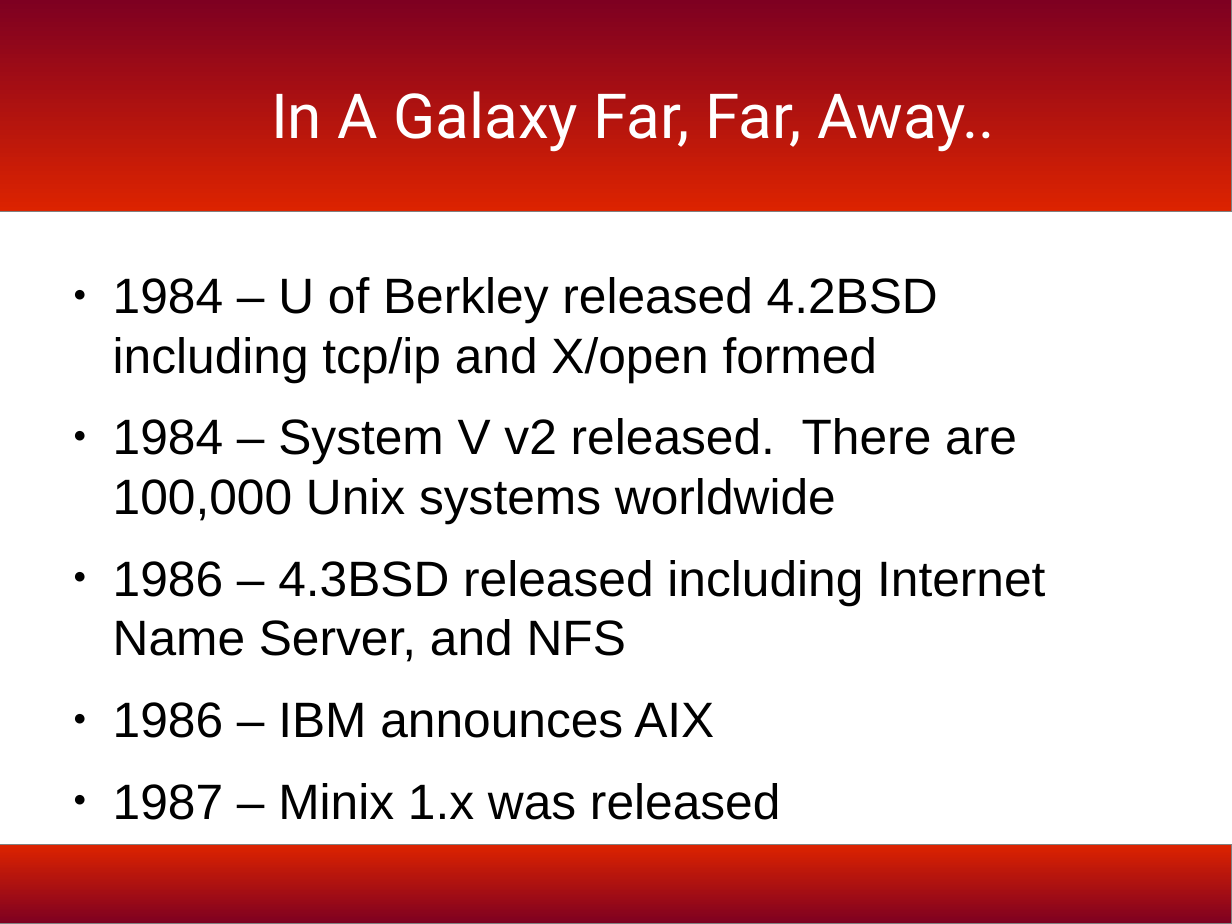
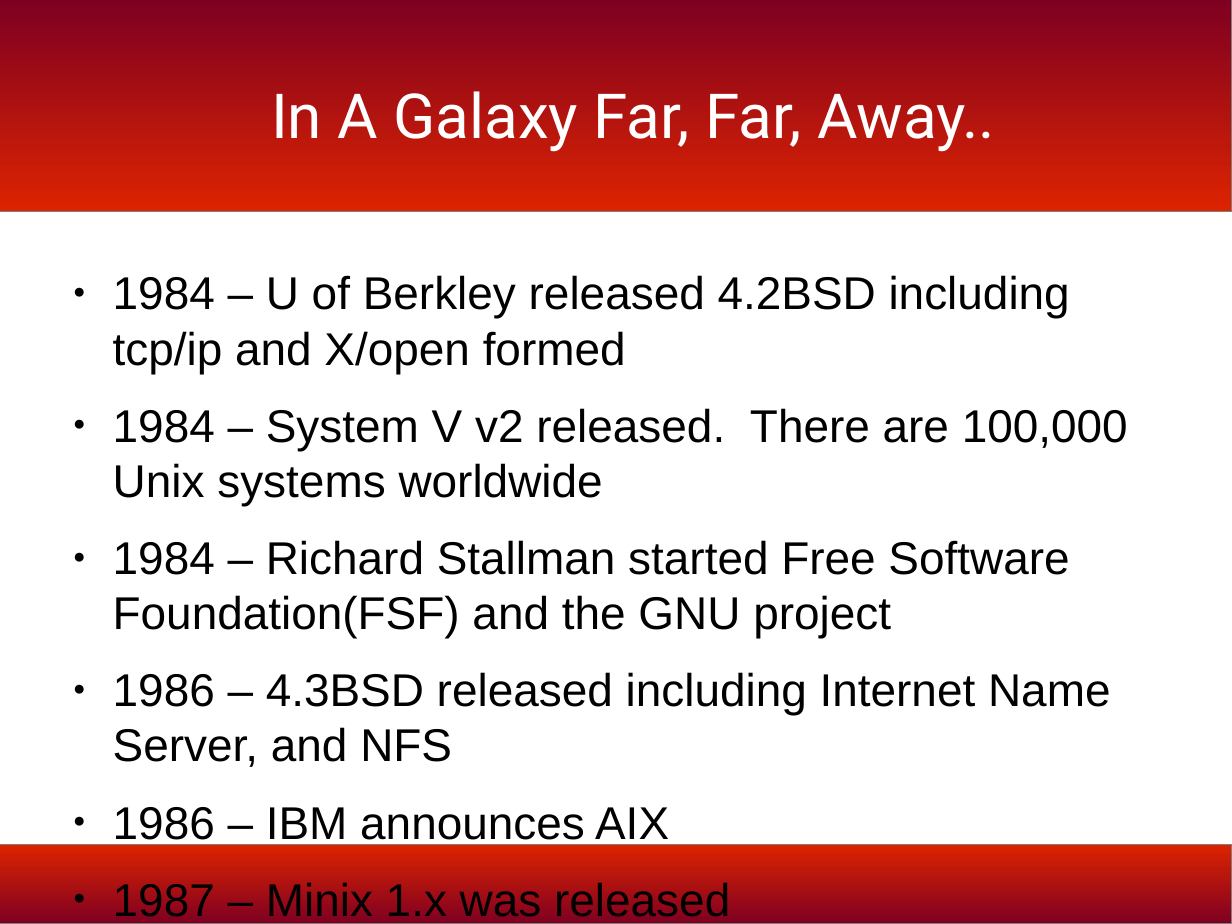
Before and after one commit to bmac2/BSD-Meetup-Files, a slide deck: slide 8 of bsd-history-slides.odp. Drawn at 1232x924 pixels with LibreOffice and Linux fonts; fonts in the diff are those of the drawing; background and template pictures are left out. Boxes give left, top, right and bottom in pixels: in the first picture for what was removed or moved away, otherwise in the second. Text is boxed around its words. In the diff, an @@ line names an element or a change of style, - is before the commit and + after.

```diff
--- a/bsd-history-slides.odp
+++ b/bsd-history-slides.odp
@@ text at (113,275,1128,924): size 32 to 29.6 pt in "1984 – U of Berkley released 4.2BSD ...", "1984 – System V v2 released. There ...", "1986 – 4.3BSD released including Internet Name ...", "1986 – IBM announces AIX" and 1 more places @@
@@ text at (113,540,1069,638): paragraph added @@
+● 1984 – Richard Stallman started Free Software Foundation(FSF) and the GNU project
```
Also in this commit, not shown: 2 slides added, 1 other file.
